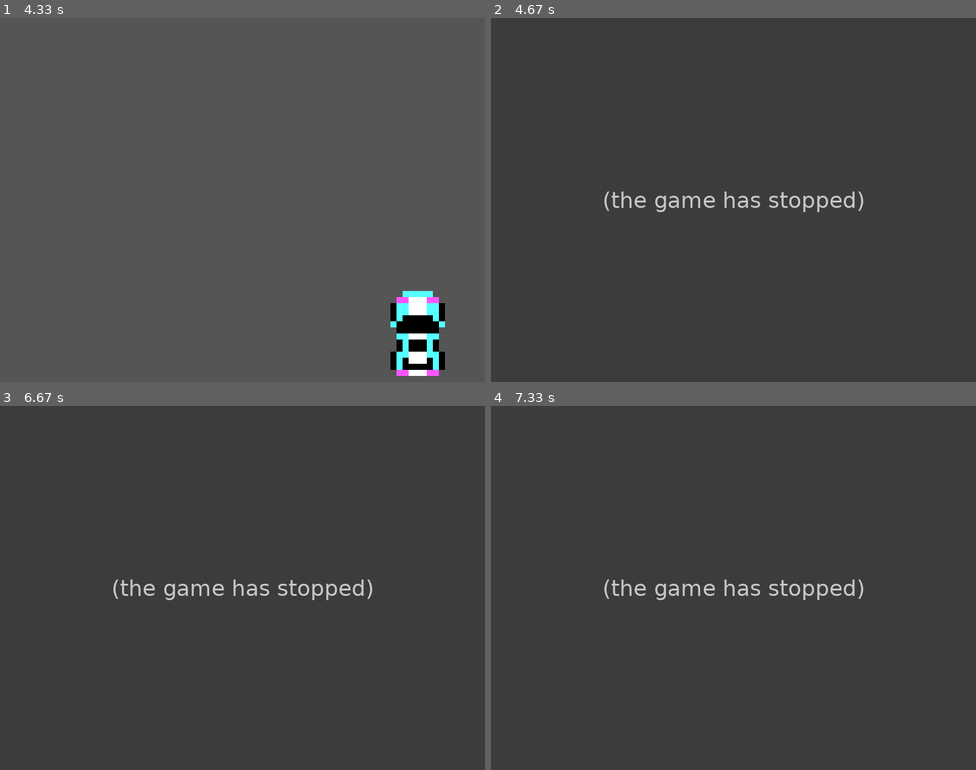
Above: before the commit, frames 1-4 (two rows, left to right).
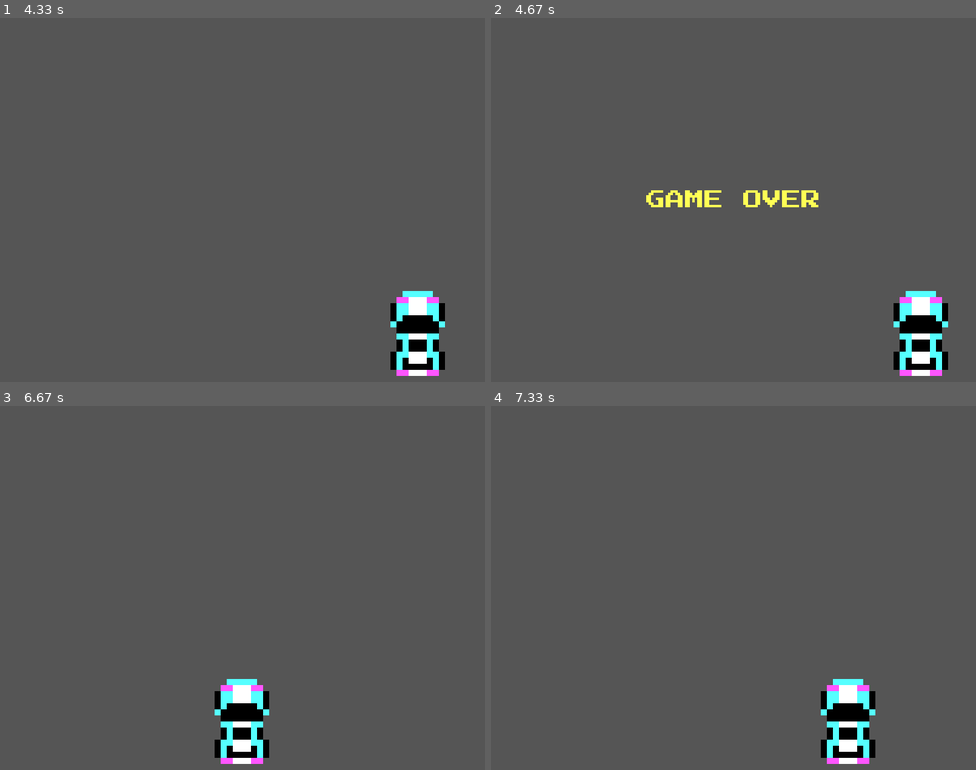
Above: after the commit, the same moments.

Repository: jgraykeyin/pygamepractice
Game: pygame game, started from cargame.py
The game is run twice, just before and just after one commit, with the same random seed, the same clock (stepped at 60 frames per second) and the same inputs.
Inputs:
- Up to frame 1 (4.33 s): hold Right 0.33-0.8 s; hold Right 0.83-1.3 s; hold Left 1.33-1.87 s; hold Left 1.9-2.3 s; hold Right 2.33-2.97 s; hold Left 3-3.47 s; hold Right 3.5-3.97 s; hold Right from 4 s (still down)
- Up to frame 2 (4.67 s): release Right at 4.47 s
- Up to frame 3 (6.67 s): no input
- Up to frame 4 (7.33 s): hold Right 6.67-7.13 s; hold Right from 7.17 s (still down)

Frame 1 is identical in both runs. In frame 2, 100% of the frame differs, in the area x 0-100%, y 0-100%; in frame 3, 100%; in frame 4, 100%.
Before the commit the program exited at 4.4 s; later frames show no game.

Commit message:
Added new font and game over message

Diff:
--- a/cargame.py
+++ b/cargame.py
@@ -3,6 +3,7 @@
 
 import pygame
 import os
+import time
 
 pygame.init()
 
@@ -17,6 +18,9 @@
 white = (255,255,255)
 magenta = (255,85,255)
 cyan = (85,255,255)
+yellow = (255,255,85)
+green = (85,255,85)
+blue = (85,85,255)
 
 car_width = 190
 
@@ -29,6 +33,23 @@
 def car(x,y):
     game_display.blit(car_image, (x,y))
 
+def text_objects(text,font):
+    text_surface = font.render(text, True, yellow)
+    return text_surface, text_surface.get_rect()
+
+def message_display(text):
+    large_text = pygame.font.Font(os.path.join(__location__,'PressStart2P-Regular.ttf'),32)
+    TextSurf, TextRect = text_objects(text,large_text)
+    TextRect.center = ((display_width / 2), (display_height /2))
+    game_display.blit(TextSurf,TextRect)
+    pygame.display.update()
+    time.sleep(2)
+    game_loop()
+
+def crash():
+    message_display("GAME OVER")
+
+
 def game_loop():
     x = (display_width * 0.38)
     y = (display_height * 0.7)
@@ -39,7 +60,9 @@
 
         for event in pygame.event.get():
             if event.type == pygame.QUIT:
-                crashed = True
+                #game_exit = True
+                pygame.quit()
+                quit()
 
             if event.type == pygame.KEYDOWN:
                 if event.key == pygame.K_LEFT:
@@ -56,7 +79,7 @@
         car(x,y)
 
         if x > display_width - car_width or x < 0:
-            game_exit = True
+            crash()
 
         pygame.display.update()
         clock.tick(60)
